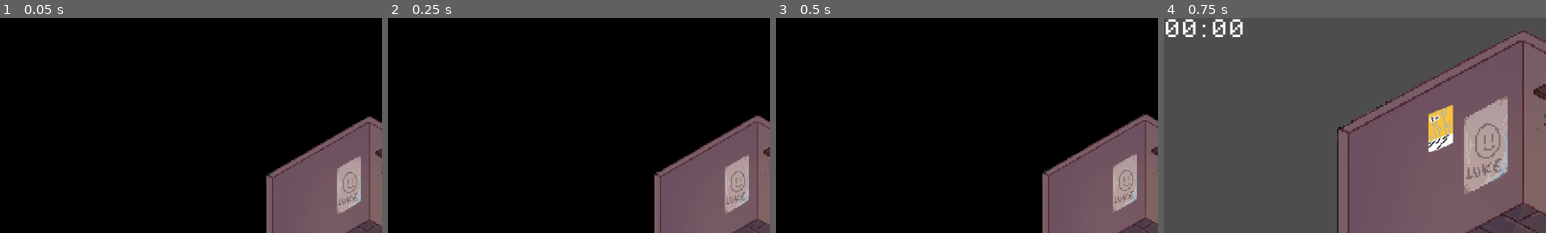
Above: before the commit, frames 1-4 (left to right).
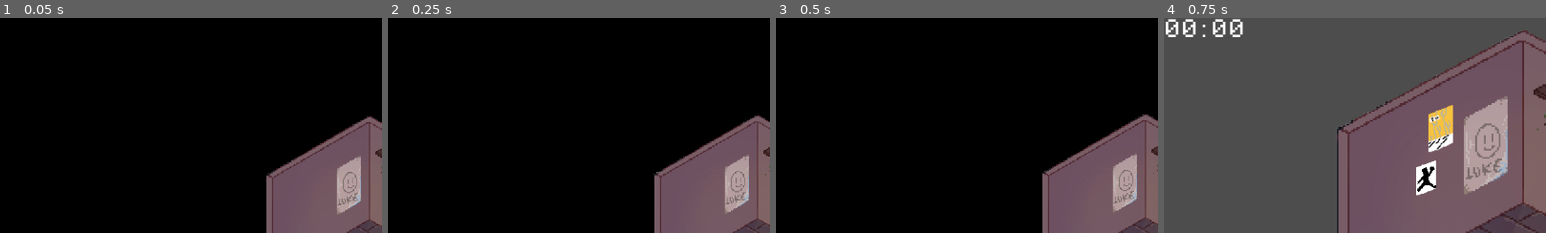
Above: after the commit, the same moments.

Repository: lukeslater0961/portfolio
Game: Godot game, scene res://assets/scenes/MainMenu.tscn
Two runs of this game, one before a commit and one after it. Both use one fixed random seed, a clock stepped at 60 frames per second and the inputs below.
Inputs:
- Up to frame 1 (0.05 s): no input
- Up to frame 2 (0.25 s): no input
- Up to frame 3 (0.5 s): no input
- Up to frame 4 (0.75 s): tap Space at 0.5 s; hold Right (ui_right) from 0.53 s (still down); hold E from 0.53 s (still down)
The pictures show only the part of the screen within x 0-50%, y 0-50%; the shares and areas given below are measured in that part.

Frames 1-3 are identical in both runs. In frame 4, 0.7% of the frame differs, in the area x 66-72%, y 66-83%.
Error after the commit: Parse Error: Expected indented block after function declaration. (res://scripts/bedroom.gd:3)

Commit message:
added another poster , will now work on the fading animation

Diff:
--- a/assets/scenes/Bedroom.tscn
+++ b/assets/scenes/Bedroom.tscn
@@ -9,6 +9,7 @@
 [ext_resource type="PackedScene" uid="uid://b8q6y6orwhume" path="res://assets/scenes/dialog_box.tscn" id="7_cfils"]
 [ext_resource type="PackedScene" uid="uid://d2mtonk1esrrs" path="res://assets/scenes/fade_transition.tscn" id="8_0uno5"]
 [ext_resource type="Texture2D" uid="uid://2eg05bta0l71" path="res://assets/sprites/origins_of_symmetry_2.png" id="9_4ajab"]
+[ext_resource type="Texture2D" uid="uid://b6xiitn16x0jh" path="res://assets/sprites/Jordan2.png" id="10_hlc2v"]
 
 [sub_resource type="TileSetAtlasSource" id="TileSetAtlasSource_v4gho"]
 texture = ExtResource("2_ke20g")
@@ -305,3 +306,7 @@
 position = Vector2(460, 166)
 scale = Vector2(1.22656, 1.35547)
 texture = ExtResource("9_4ajab")
+
+[node name="Jordan2" type="Sprite2D" parent="."]
+position = Vector2(430, 240)
+texture = ExtResource("10_hlc2v")
--- a/scripts/Globals.gd
+++ b/scripts/Globals.gd
@@ -3,7 +3,6 @@
 #preloads the scenes so redude lag when switching
 var Bedroom = preload("res://assets/scenes/Bedroom.tscn").instantiate()
 var ProjectWorld = preload("res://assets/scenes/ProjectWorld.tscn").instantiate()
-@onready var fade_transition: ColorRect = $FadeTransition
 
 #changes current scene to one entered as parameter
 func change_scene(scene_name: Node, current_scene : String) -> void:
@@ -11,13 +10,7 @@
 	get_tree().root.add_child(scene_name)
 	get_node(scene_path).free()
 
-func DoSleepCycle() ->void:
-	if $FadeTransition:
-		$FadeTransition.show()  # Make FadeTransition visible
-		$FadeTransition/AnimationPlayer.play("fadein")  # Play the fade-in animation
-		$FadeTransition/AnimationPlayer.connect("animation_finished", _on_fade_finished)
-	else:
-		print("Error: FadeTransition node not found.")
-
-func _on_fade_finished()->void:
-	$FadeTransition.hide
+#func DoSleepCycle() ->void:
+#
+#
+#func _on_fade_finished()->void:
--- a/scripts/bedroom.gd
+++ b/scripts/bedroom.gd
@@ -1,9 +1,6 @@
 extends Node2D
-@onready var fade_transition: ColorRect = $FadeTransition
 
 func _ready() -> void:
-	$FadeTransition.hide
-	print_debug("hid transition")
 
 # Called every frame. 'delta' is the elapsed time since the previous frame.
 func _process(delta: float) -> void:
Not shown: 1 places in assets/scenes/Bedroom.tscn that only renumber resources
Binary file added: assets/sprites/Jordan2.png
Not shown, added: assets/sprites/Jordan2.png.import
